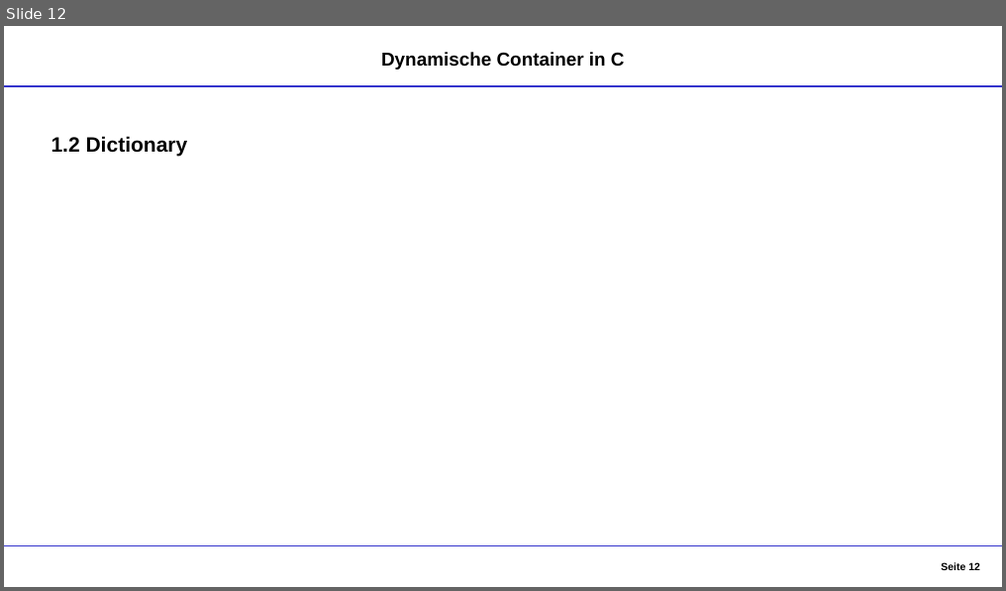
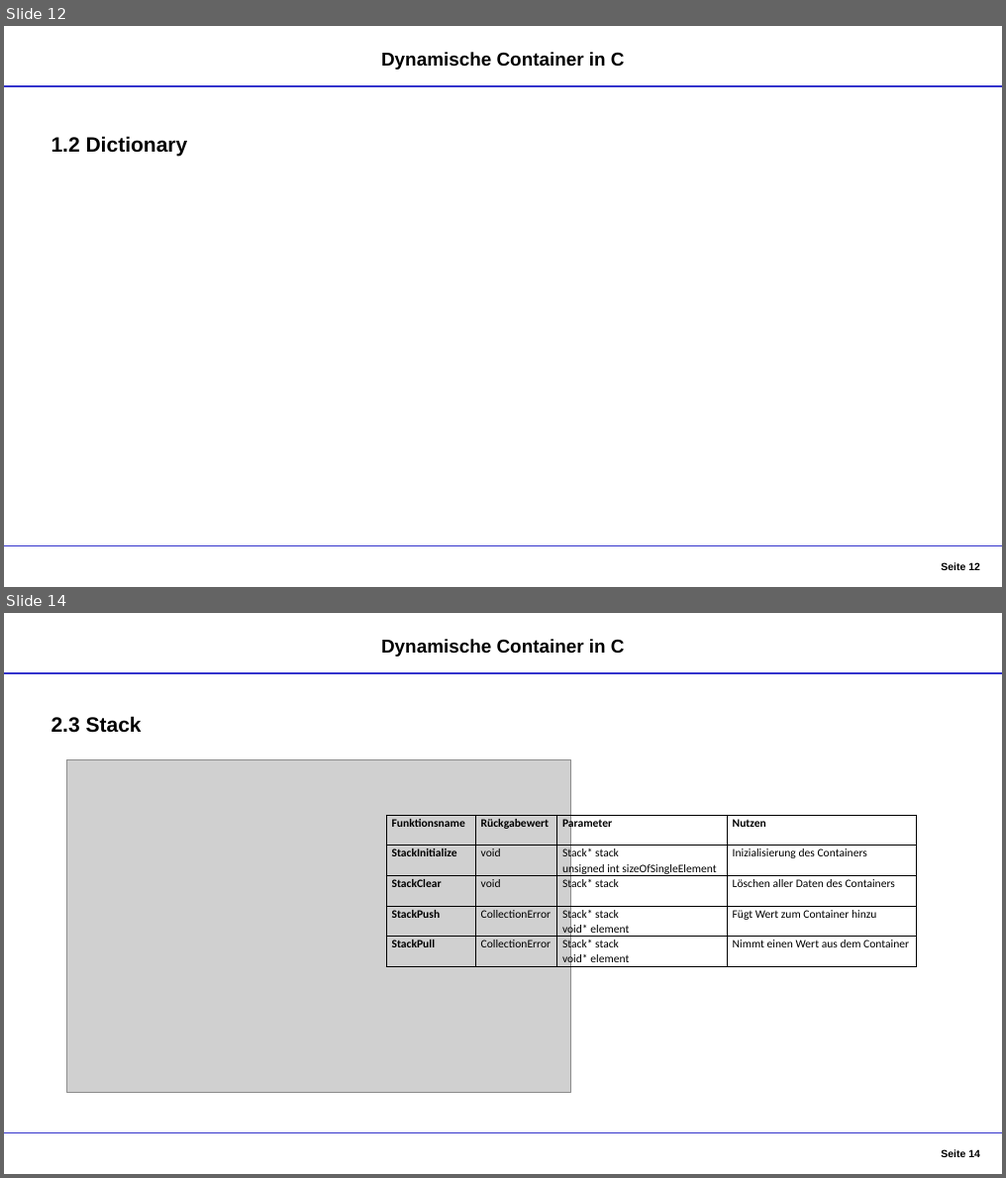
Before and after one commit to DennisGoss99/InPr_DynamicCollections, a slide deck: Dokumentation/Container - Präsentation.pptx. Shown one above the other, each under a label of ours: slide 12 before the commit, slides 12 and 14 after it; the slides between them are not shown. The pictures are 1006x591 and 1006x1178 pixels, drawn with LibreOffice and Linux fonts; fonts in the diff are those of the drawing; grey boxes stand for pictures. Boxes give left, top, right and bottom in pixels: in the first picture for what was removed or moved away, otherwise in the second. Text is boxed around its words. In the diff, an @@ line names an element or a change of style, - is before the commit and + after.

```diff
--- a/Dokumentation/Container - Präsentation.pptx
+++ b/Dokumentation/Container - Präsentation.pptx
@@ slide 14 added at (4, 613, 1002, 1174), background #FFFFFF @@
@@ text added at (381, 639, 625, 657), 18 pt, text #000000, bold @@
+Dynamische Container in C
@@ line added from (4, 673) to (1002, 673), #3333CC 1.25 pt @@
@@ text added at (52, 716, 142, 733), 20 pt, text #000000, bold @@
+2.3 Stack
@@ picture added at (67, 760, 571, 1093) @@
@@ table added at (386, 815, 917, 970), 5 rows, 4 columns @@
+Funktionsname | Rückgabewert | Parameter | Nutzen
+StackInitialize | void | Stack* stack / unsigned int sizeOfSingleElement | Inizialisierung des Containers
+StackClear | void | Stack* stack | Löschen aller Daten des Containers
+StackPush | CollectionError | Stack* stack / void* element | Fügt Wert zum Container hinzu
+StackPull | CollectionError | Stack* stack / void* element | Nimmt einen Wert aus dem Container
@@ line added from (4, 1134) to (1002, 1134), #3333CC 1.25 pt @@
@@ page number added at (941, 1150, 980, 1157), 10 pt, text #000000, bold @@
+Seite 14
```
Also in this commit, not shown: 6 other slides added, 6 other files.
